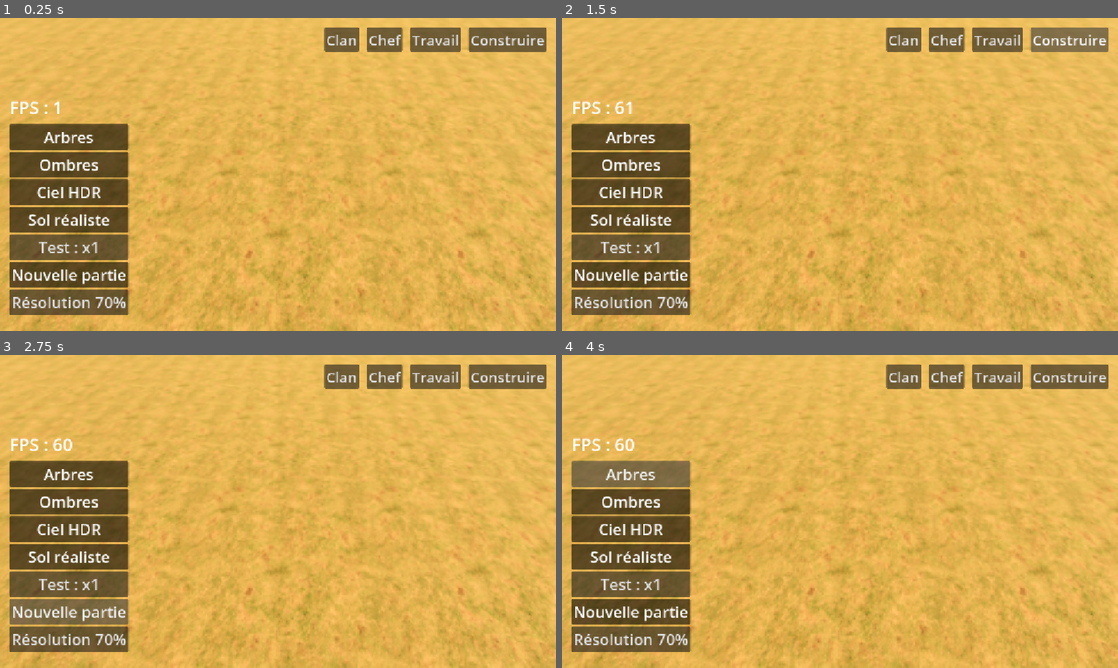
Above: before the commit, frames 1-4 (two rows, left to right).
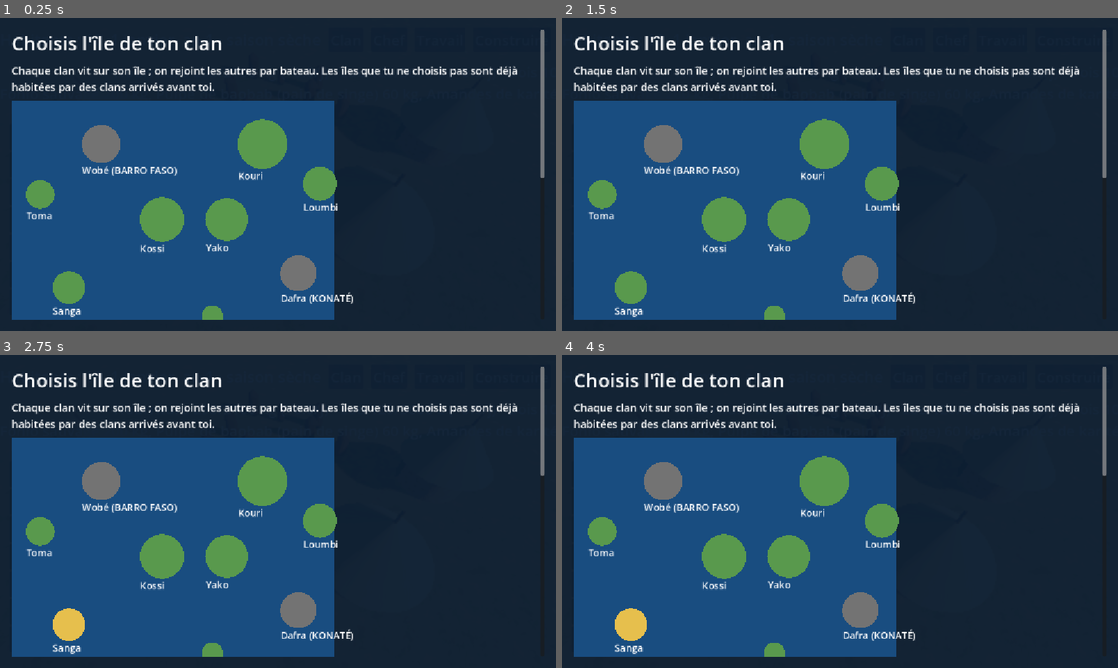
Above: after the commit, the same moments.

Repository: barroapk/faso-kanou
Game: Godot game, scene res://scenes/main.tscn
Same seed, same stepped clock (60 frames per second), same inputs: the game is played once before the commit and once after it. A sky picture missing from this copy of the repository is replaced by a grey-blue gradient.
Inputs:
- Up to frame 1 (0.25 s): no input
- Up to frame 2 (1.5 s): click "Chef" at 0.5 s; click "Construire" at 1.25 s
- Up to frame 3 (2.75 s): click "Nouvelle partie" at 2 s
- Up to frame 4 (4 s): click "Nouvelle partie" at 2.75 s; click "Arbres" at 3.5 s

The runs differ from the first frame. In frame 1, 100% of the frame differs, in the area x 0-100%, y 0-100%; in frame 2, 100%; in frame 3, 100%; in frame 4, 100%.
Error before the commit: Parse Error: Could not preload resource script "res://scripts/core/rival.gd". (res://scripts/core/civilisation.gd:33)

Commit message:
v0.3.48 : raids (faisabilité, butin, pertes) + correctif rival.gd et vivres

Diff:
--- a/scripts/core/civilisation.gd
+++ b/scripts/core/civilisation.gd
@@ -35,6 +35,7 @@
 const HISTOIRE = preload("res://scripts/core/histoire.gd")
 const ELEVAGE = preload("res://scripts/core/elevage.gd")
 const GUERRE = preload("res://scripts/core/guerre.gd")
+const RAID = preload("res://scripts/core/raid.gd")
 
 var temps
 var population
@@ -67,6 +68,7 @@
 var histoire
 var elevage
 var guerre
+var raids
 var ile_joueur := ""
 var ile_confirmee := false   # faux : l'écran de choix de l'île s'affiche
 var graine_monde := 0        # tirée à chaque nouvelle partie, sauvegardée
@@ -118,6 +120,7 @@
     population.sortie.connect(heros.sur_depart.bind(false))
     elevage = ELEVAGE.new()
     guerre = GUERRE.new()
+    raids = RAID.new()
     besoins.elevage = elevage
     histoire = HISTOIRE.new()
     histoire.observer(self)
@@ -484,6 +487,19 @@
 func semer(id_champ: int, culture: String) -> String:
     return agriculture.semer(id_champ, culture, ressources, temps.jour_total, decouvertes.connait)
 
+# Raids du joueur (v0.3.48) : un clan visité, un petit groupe, un bateau, des vivres à prendre.
+func evaluer_raid(cible: String) -> Dictionary:
+    var v = voisin(cible)
+    if v == null:
+        return {"possible": false, "raison": "Clan inconnu."}
+    return raids.evaluer(self, "joueur", v, cible, temps.jour_total, caravanes, int(expeditions.connues.get(v.agriculture.ile_id, 0)) >= 2, diplomatie)
+
+func lancer_raid(cible: String) -> String:
+    var v = voisin(cible)
+    if v == null:
+        return "Clan inconnu."
+    return raids.lancer(self, "joueur", v, cible, temps.jour_total, caravanes, int(expeditions.connues.get(v.agriculture.ile_id, 0)) >= 2, diplomatie)
+
 func voisin(cle: String):
     for c in voisins:
         if c.id == cle:
@@ -537,6 +553,7 @@
     defis.jour_passe(self)
     equipement.jour_passe(population, chantier_actif)
     guerre.jour_passe(population, temps.jour_total)
+    raids.jour_passe(Callable(self, "_clan"), temps.jour_total, diplomatie)
     ressources.jour_passe(population, temps.jour_total, temps.saison_des_pluies(), chantier_actif)
     construction.jour_passe(travail_batisseurs())
     if construction.chantiers.is_empty():
@@ -643,6 +660,7 @@
         "histoire": histoire.vers_dict(),
         "elevage": elevage.vers_dict(),
         "guerre": guerre.vers_dict(),
+        "raids": raids.vers_dict(),
         "livraisons": livraisons,
         "ile_joueur": ile_joueur,
         "ile_confirmee": ile_confirmee,
@@ -697,6 +715,7 @@
     histoire.depuis_dict(donnees.get("histoire", {}))
     elevage.depuis_dict(donnees.get("elevage", {}))
     guerre.depuis_dict(donnees.get("guerre", {}))
+    raids.depuis_dict(donnees.get("raids", {}))
     livraisons = donnees.get("livraisons", [])
     if not donnees.has("routes"):   # ancienne sauvegarde : les champs déjà là ont leur sentier
         routes.sentiers_existants(agriculture.champs.map(func(c): return "parcelle_" + str(c.get("parcelle", ""))).filter(func(x): return x != "parcelle_"))
--- a/scripts/core/echanges_animaux.gd
+++ b/scripts/core/echanges_animaux.gd
@@ -46,9 +46,9 @@
         if acheteurs.is_empty():
             continue
         var b = acheteurs[el.rng.randi() % acheteurs.size()]
-        if not b.ressources.retirer("nourriture", prix, "achat animal"):
+        if not b.ressources.retirer_vivres(prix, "achat animal"):
             continue
-        v.ressources.ajouter("nourriture", prix, "vente animal")
+        v.ressources.ajouter_vivres(prix, "vente animal")
         el.animaux.erase(a)
         b.elevage.ajouter(esp, a["sexe"], jour, jour - int(a["ne"]))
         return
--- a/scripts/core/histoire.gd
+++ b/scripts/core/histoire.gd
@@ -34,6 +34,7 @@
     ["gisements", "Prospection réussie", "Construction", true],
     ["gisements", " ouvert.", "Construction", true],
     ["flotte", "mis à l'eau", "Construction", true],
+    ["raids", "Raid", "Conflits", false],
     ["routes", " terminé.", "Construction", true],
 ]
 const IGNORER := ["Fête des ancêtres"]
--- /dev/null
+++ b/scripts/core/raid.gd
@@ -0,0 +1,250 @@
+extends RefCounted
+
+# Raids (v0.3.48, étape 1) : un clan envoie un petit groupe de combattants, par bateau,
+# prendre des VIVRES chez un autre clan. Ce n'est ni une conquête ni une guerre totale :
+#  - un raid doit être POSSIBLE : cible visitée, pas une alliance, combattants disponibles,
+#    bateau libre, vivres pour l'aller-retour, réserves du clan préservées, butin qui vaut le voyage,
+#    force bien supérieure à la défense ESTIMÉE (on ne connaît jamais la défense exacte) ;
+#  - les vivres du voyage sont vraiment retirés du stock (motif « raid ») ;
+#  - à l'arrivée, la force réelle des survivants affronte la défense réelle du village ;
+#  - butin = une part des vivres de la cible, limitée par ce que le groupe peut porter ;
+#    il est retiré à la cible à l'arrivée et ajouté au retour (perdu si le clan disparaît) ;
+#  - morts et blessés des deux côtés ; relation détériorée entre les deux clans ;
+#  - le bateau et les combattants restent absents tout le voyage (mobilisation de guerre.gd).
+# Même moteur pour le joueur et les clans de l'ordinateur (le déclenchement par l'IA viendra plus tard).
+
+signal evenement(texte)
+
+const RATIO_MIN := 1.3         # force / défense estimée minimale
+const INCERTITUDE := 0.2       # la défense estimée se trompe de 20 % au plus
+const EQUIPE_MIN := 2
+const BUTIN_PART := 0.15       # part des vivres de la cible qu'un raid réussi peut prendre
+const CHARGE_KG := 20.0        # ce que porte un guerrier
+const VIVRES_JOUR := 1.0       # kg de nourriture par guerrier et par jour de voyage
+const BUTIN_MIN_FOIS := 2.0    # le butin attendu doit valoir au moins 2 fois les vivres du voyage
+const RESERVE_JOURS := 30.0    # le clan garde 30 jours de vivres après le départ
+const HISTORIQUE_MAX := 30
+
+var en_cours: Array = []
+var historique: Array = []
+var rng := RandomNumberGenerator.new()
+
+func _init() -> void:
+    rng.seed = 4242
+
+static func _nom(c, cle: String) -> String:
+    var n = c.get("nom") if c != null else null
+    return "notre clan" if cle == "joueur" or n == null or str(n) == "" else str(n)
+
+# Imprécision stable (même jour du mois = même estimation) : -1 à +1.
+static func _bruit(cle: String, jour: int) -> float:
+    return float(absi(hash("%s|%d" % [cle, jour / 30])) % 2001) / 1000.0 - 1.0
+
+# Peut-on lancer un raid de att vers dst ? Renvoie un rapport complet.
+func evaluer(att, att_id: String, dst, dst_id: String, jour: int, caravanes, connu := true, diplo = null) -> Dictionary:
+    var r := {"possible": false, "raison": "", "n": 0, "force": 0.0, "defense_estimee": 0.0, "ratio": 0.0, "jours": 0, "vivres": 0.0, "butin": 0.0, "kg": 0.0}
+    if att == null or dst == null or att_id == dst_id:
+        r["raison"] = "Cible invalide."
+        return r
+    if dst.has_method("vivant") and not dst.vivant():
+        r["raison"] = "Ce clan n'existe plus."
+        return r
+    if not connu:
+        r["raison"] = "Cible inconnue : il faut d'abord visiter ce clan."
+        return r
+    if diplo != null and diplo.etat(att_id, dst_id) == "alliance":
+        r["raison"] = "On n'attaque pas un allié : rompez d'abord l'alliance."
+        return r
+    for x in en_cours:
+        if x["att"] == att_id and x["etat"] != "fini":
+            r["raison"] = "Un raid est déjà en cours."
+            return r
+    var pop = att.population
+    var res = att.ressources
+    var disponibles: Array = att.guerre.combattants(pop, res, jour)
+    var n: int = att.guerre.plafond(pop, res, jour)
+    if n < EQUIPE_MIN:
+        r["raison"] = "Pas assez de combattants disponibles (il en faut %d au moins sans affaiblir le clan)." % EQUIPE_MIN
+        return r
+    # Le plus grand groupe que porte un bateau libre.
+    var vitesse := 0.0
+    while n >= EQUIPE_MIN:
+        vitesse = att.flotte.vitesse_libre(jour, n, float(n) * CHARGE_KG * 2.0)
+        if vitesse > 0.0:
+            break
+        n -= 1
+    if vitesse <= 0.0:
+        r["raison"] = att.flotte.raison_aucun(jour, EQUIPE_MIN, float(EQUIPE_MIN) * CHARGE_KG * 2.0)
+        return r
+    var a: Dictionary = caravanes.territoire(att)
+    var b: Dictionary = caravanes.territoire(dst)
+    var km: float = Vector2(float(a["x"]) - float(b["x"]), float(a["z"]) - float(b["z"])).length()
+    var jours: int = maxi(1, int(ceil(km / vitesse)))
+    var vivres: float = float(n) * VIVRES_JOUR * float(2 * jours + 1)
+    if res.total_aliments() - vivres < float(res._conso_jour(pop, jour, "nourriture")) * RESERVE_JOURS:
+        r["raison"] = "Les vivres du voyage (%d kg) feraient passer nos réserves sous %d jours." % [int(vivres), int(RESERVE_JOURS)]
+        return r
+    var groupe: Array = disponibles.slice(0, n)
+    var force: float = att.guerre.force_groupe(groupe, att.equipement, res)
+    var defense: float = float(dst.guerre.defense(dst.population, dst.equipement, dst.clotures, dst.ressources, jour))
+    var estimee: float = maxf(0.1, defense * (1.0 + INCERTITUDE * _bruit(dst_id, jour)))
+    var butin: float = minf(float(dst.ressources.total_aliments()) * BUTIN_PART, float(n) * CHARGE_KG)
+    r["n"] = n
+    r["force"] = force
+    r["defense_estimee"] = estimee
+    r["ratio"] = force / estimee
+    r["jours"] = jours
+    r["vivres"] = vivres
+    r["butin"] = butin
+    r["kg"] = float(n) * CHARGE_KG * 2.0
+    if butin < vivres * BUTIN_MIN_FOIS:
+        r["raison"] = "Le butin attendu (%d kg) ne vaut pas le voyage (%d kg de vivres)." % [int(butin), int(vivres)]
+        return r
+    if r["ratio"] < RATIO_MIN:
+        r["raison"] = "Trop risqué : force %.1f contre une défense estimée à %.1f (il faut %.1f fois plus)." % [force, estimee, RATIO_MIN]
+        return r
+    r["possible"] = true
+    return r
+
+# Lance le raid : vivres retirés, bateau réservé, combattants mobilisés. "" si le raid part.
+func lancer(att, att_id: String, dst, dst_id: String, jour: int, caravanes, connu := true, diplo = null) -> String:
+    var e: Dictionary = evaluer(att, att_id, dst, dst_id, jour, caravanes, connu, diplo)
+    if not bool(e["possible"]):
+        return str(e["raison"])
+    var jours: int = int(e["jours"])
+    var n: int = int(e["n"])
+    if not att.ressources.retirer_vivres(float(e["vivres"]), "raid"):
+        return "Pas assez de vivres pour le voyage."
+    var bateau: Dictionary = att.flotte.reserver(jour, jour + 2 * jours, n, float(e["kg"]), "raid")
+    if bateau.is_empty():
+        att.ressources.ajouter_vivres(float(e["vivres"]), "raid")
+        return "Aucun bateau libre."
+    var ids: Array = att.guerre.mobiliser(att.population, att.ressources, jour, n, 2 * jours)
+    if ids.is_empty():
+        att.ressources.ajouter_vivres(float(e["vivres"]), "raid")
+        bateau["occupe_jusqu"] = jour - 1
+        return "Aucun combattant disponible."
+    en_cours.append({"att": att_id, "dst": dst_id, "ids": ids, "depart": jour, "arrivee": jour + jours, "retour": jour + 2 * jours, "force": float(e["force"]) * float(ids.size()) / float(maxi(1, n)), "butin": 0.0, "etat": "en_route", "issue": "", "morts_att": 0, "morts_def": 0, "blesses_att": 0, "blesses_def": 0, "kg": float(e["kg"])})
+    _dire(att_id, dst_id, "Raid : %d guerriers de %s partent vers %s (%d jours de mer)." % [ids.size(), _nom(att, att_id), _nom(dst, dst_id), jours])
+    return ""
+
+# Chaque jour : arrivée (combat) puis retour. `clan_de` : Callable(cle) -> clan.
+func jour_passe(clan_de: Callable, jour: int, diplo = null) -> void:
+    for x in en_cours.duplicate():
+        if x["etat"] == "en_route" and jour >= int(x["arrivee"]):
+            _resoudre(x, clan_de.call(x["att"]), clan_de.call(x["dst"]), jour, diplo)
+        if x["etat"] == "retour" and jour >= int(x["retour"]):
+            _rentrer(x, clan_de.call(x["att"]), jour)
+        if x["etat"] == "fini":
+            en_cours.erase(x)
+            historique.append(x)
+            while historique.size() > HISTORIQUE_MAX:
+                historique.pop_front()
+
+func _presents(pop, ids: Array) -> Array:
+    return pop.habitants.filter(func(h): return ids.has(int(h["id"])))
+
+# Les pertes : mort avec la probabilité p, blessure grave (santé -30) jusqu'à 3p.
+func _pertes(pop, groupe: Array, p: float) -> Array:
+    var morts := 0
+    var blesses := 0
+    for h in groupe.duplicate():
+        var u: float = rng.randf()
+        if u < p:
+            pop._mourir(h)
+            morts += 1
+        elif u < p * 3.0:
+            h["sante"] = maxi(10, int(h["sante"]) - 30)
+            blesses += 1
+    return [morts, blesses]
+
+func _resoudre(x: Dictionary, att, dst, jour: int, diplo) -> void:
+    x["etat"] = "retour"
+    if att == null or (att.has_method("vivant") and not att.vivant()):
+        x["etat"] = "fini"
+        x["issue"] = "perdu"
+        return
+    var groupe: Array = _presents(att.population, x["ids"])
+    if groupe.is_empty() or dst == null or (dst.has_method("vivant") and not dst.vivant()):
+        x["issue"] = "annule"
+        return
+    var A: float = float(x["force"]) * float(groupe.size()) / float(maxi(1, x["ids"].size())) * rng.randf_range(0.85, 1.15)
+    var D: float = maxf(0.1, float(dst.guerre.defense(dst.population, dst.equipement, dst.clotures, dst.ressources, jour)))
+    var ratio: float = A / D
+    var issue := "defaite"
+    var part := 0.0
+    if ratio >= 1.5:
+        issue = "victoire"
+        part = 1.0
+    elif ratio >= 1.0:
+        issue = "partiel"
+        part = 0.5
+    elif ratio >= 0.6:
+        issue = "repousse"
+    var partage: float = D / (A + D)
+    var defenseurs: Array = dst.guerre.combattants(dst.population, dst.ressources, jour)
+    var pa: Array = _pertes(att.population, groupe, 0.30 * partage * partage)
+    var pd: Array = _pertes(dst.population, defenseurs, 0.30 * (1.0 - partage) * (1.0 - partage))
+    x["morts_att"] = pa[0]
+    x["blesses_att"] = pa[1]
+    x["morts_def"] = pd[0]
+    x["blesses_def"] = pd[1]
+    var vivants: int = groupe.size() - int(pa[0])
+    var butin := 0.0
+    if part > 0.0 and vivants > 0:
+        var voulu: float = minf(float(dst.ressources.total_aliments()) * BUTIN_PART * part, float(vivants) * CHARGE_KG)
+        if voulu > 0.5 and dst.ressources.retirer_vivres(voulu, "pillage"):
+            butin = voulu
+    x["butin"] = butin
+    x["issue"] = issue
+    if diplo != null:
+        var effet: float = -30.0 if part > 0.0 else -20.0
+        diplo.noter(x["att"], x["dst"], "raid", effet, "raid de %s" % _nom(att, x["att"]), jour)
+    var txt: String = {"victoire": "victoire", "partiel": "succès partiel", "repousse": "attaque repoussée", "defaite": "défaite"}[issue]
+    _dire(x["att"], x["dst"], "Raid de %s sur %s : %s (force %.1f contre défense %.1f). Butin %d kg, morts %d contre %d, blessés %d contre %d." % [_nom(att, x["att"]), _nom(dst, x["dst"]), txt, A, D, int(butin), x["morts_att"], x["morts_def"], x["blesses_att"], x["blesses_def"]])
+
+func _rentrer(x: Dictionary, att, jour: int) -> void:
+    x["etat"] = "fini"
+    if att == null or (att.has_method("vivant") and not att.vivant()):
+        return
+    if float(x["butin"]) > 0.0:
+        att.ressources.ajouter_vivres(float(x["butin"]), "pillage")
+    var survivants: int = _presents(att.population, x["ids"]).size()
+    _dire(x["att"], x["dst"], "Raid : %d guerrier(s) de %s rentrent, %d kg de vivres rapportés." % [survivants, _nom(att, x["att"]), int(x["butin"])])
+
+# Seuls les raids qui touchent le joueur entrent dans son histoire.
+func _dire(a: String, b: String, texte: String) -> void:
+    if a == "joueur" or b == "joueur":
+        evenement.emit(texte)
+
+func texte(cle: String) -> String:
+    var l: PackedStringArray = []
+    for x in en_cours:
+        if x["att"] == cle:
+            l.append("En route vers %s : arrivée au jour %d, retour au jour %d." % [x["dst"], int(x["arrivee"]), int(x["retour"])])
+    var n := 0
+    for i in range(historique.size() - 1, -1, -1):
+        var x: Dictionary = historique[i]
+        if x["att"] != cle and x["dst"] != cle:
+            continue
+        l.append("Jour %d : %s -> %s, %s, butin %d kg, morts %d/%d." % [int(x["depart"]), x["att"], x["dst"], x["issue"], int(x["butin"]), int(x["morts_att"]), int(x["morts_def"])])
+        n += 1
+        if n >= 3:
+            break
+    return "\n".join(l)
+
+func vers_dict() -> Dictionary:
+    return {"en_cours": en_cours, "historique": historique}
+
+func depuis_dict(d: Dictionary) -> void:
+    en_cours = []
+    historique = []
+    for src in [["en_cours", en_cours], ["historique", historique]]:
+        for x in d.get(src[0], []):
+            var y: Dictionary = x.duplicate()
+            y["ids"] = x.get("ids", []).map(func(i): return int(i))
+            for k in ["depart", "arrivee", "retour", "morts_att", "morts_def", "blesses_att", "blesses_def"]:
+                y[k] = int(x.get(k, 0))
+            for k in ["force", "butin", "kg"]:
+                y[k] = float(x.get(k, 0.0))
+            src[1].append(y)
--- a/scripts/core/ressources.gd
+++ b/scripts/core/ressources.gd
@@ -297,6 +297,23 @@
             if float(objets[id]) < 0.000001:
                 objets.erase(id)
     return true
+
+# Vivres en kgEM : la « nourriture » n'est pas un produit, c'est la somme des aliments.
+func retirer_vivres(kgem: float, motif := "transfert") -> bool:
+    if kgem <= 0.0 or total_aliments() + 0.000001 < kgem:
+        return false
+    _retirer(kgem)
+    stocks["nourriture"] = total_aliments()
+    noter(motif, "nourriture", -kgem)
+    return true
+
+func ajouter_vivres(kgem: float, motif := "transfert", id := "mil") -> void:
+    if kgem <= 0.0:
+        return
+    var f: float = maxf(0.01, facteur(id))
+    aliments[id] = float(aliments.get(id, 0.0)) + kgem / f
+    stocks["nourriture"] = total_aliments()
+    noter(motif, "nourriture", kgem)
 
 # ---------- Comptabilité des mouvements ----------
 
--- a/scripts/core/rival.gd
+++ b/scripts/core/rival.gd
@@ -26,6 +26,11 @@
         return
     var jour: int = C.temps.jour_total
     var chef: String = b.nom_du_chef()
+    # Défi perdu : BARRO FASO a atteint l'époque visée avant nous.
+    if defi_lance >= 0 and b.epoque >= defi_lance and C.defis.epoque < defi_lance:
+        evenement.emit("%s a gagné son défi : il entre le premier dans l'époque %s." % [chef, C.defis.EPOQUES[defi_lance]])
+        defi_lance = -1
+    # La course aux époques.
     if C.defis.epoque > derniere_epoque_joueur:
         derniere_epoque_joueur = C.defis.epoque
         if b.epoque < C.defis.epoque:
@@ -33,10 +38,6 @@
             evenement.emit("Nous avons devancé BARRO FASO : %s le reconnaît à contrecœur (renommée +10) !" % chef)
             if defi_lance == C.defis.epoque:
                 C.defis.renommee += 10
-    # Défi perdu : BARRO FASO a atteint l'époque visée avant nous.
-    if defi_lance >= 0 and b.epoque >= defi_lance and C.defis.epoque < defi_lance:
-        evenement.emit("%s a gagné son défi : il entre le premier dans l'époque %s." % [chef, C.defis.EPOQUES[defi_lance]])
-        defi_lance = -1
                 C.diplomatie.noter("joueur", ID, "defi", 4.0, "défi relevé", jour)
                 evenement.emit("Défi gagné contre %s : il salue notre clan (renommée +10)." % chef)
             defi_lance = -1
--- a/scripts/interface/panneau_chef.gd
+++ b/scripts/interface/panneau_chef.gd
@@ -75,6 +75,7 @@
     _section_archipel(C)
     _section_budget(C)
     _section_force(C, jour)
+    _section_raids(C)
     _section_sante(C, jour)
     _section_mode(C)
 
@@ -284,6 +285,20 @@
     var mp: int = C.guerre.max_protecteurs(C.population, jour)
     boite.add_child(_label("Protecteurs : %d (maximum %d). Un protecteur consacre 25 %% de son temps à garder le clan : sa production baisse, son combat progresse." % [np, mp], 21))
     boite.add_child(_ligne([_label("Nombre de protecteurs", 22), _bouton("−", np > 0, func(): _regler_protecteurs(C, jour, np - 1)), _bouton("+", np < mp, func(): _regler_protecteurs(C, jour, np + 1))]))
+
+func _section_raids(C) -> void:
+    boite.add_child(_label("Raids", 30))
+    boite.add_child(_label("Un raid envoie un petit groupe par bateau prendre des vivres à un clan visité. Il consomme des vivres, expose vos guerriers et détériore les relations. Pas de conquête.", 21))
+    var t: String = C.raids.texte("joueur")
+    if t != "":
+        boite.add_child(_label(t, 21))
+    for v in C.voisins:
+        if not v.vivant() or int(C.expeditions.connues.get(v.agriculture.ile_id, 0)) < 2:
+            continue
+        var e: Dictionary = C.evaluer_raid(v.id)
+        var txt := "%s : %s" % [v.nom, ("raid possible — %d guerriers, force %.1f contre %.1f estimée, %d jours, butin attendu %d kg pour %d kg de vivres" % [int(e["n"]), float(e["force"]), float(e["defense_estimee"]), int(e["jours"]), int(e["butin"]), int(e["vivres"])]) if bool(e["possible"]) else str(e["raison"])]
+        var vid: String = v.id
+        boite.add_child(_ligne([_label(txt, 21), _bouton("Raid", bool(e["possible"]), func(): _faire(C.lancer_raid(vid), "Le raid est parti."))]))
 
 func _section_budget(C) -> void:
     boite.add_child(_label("Budget du clan", 30))
